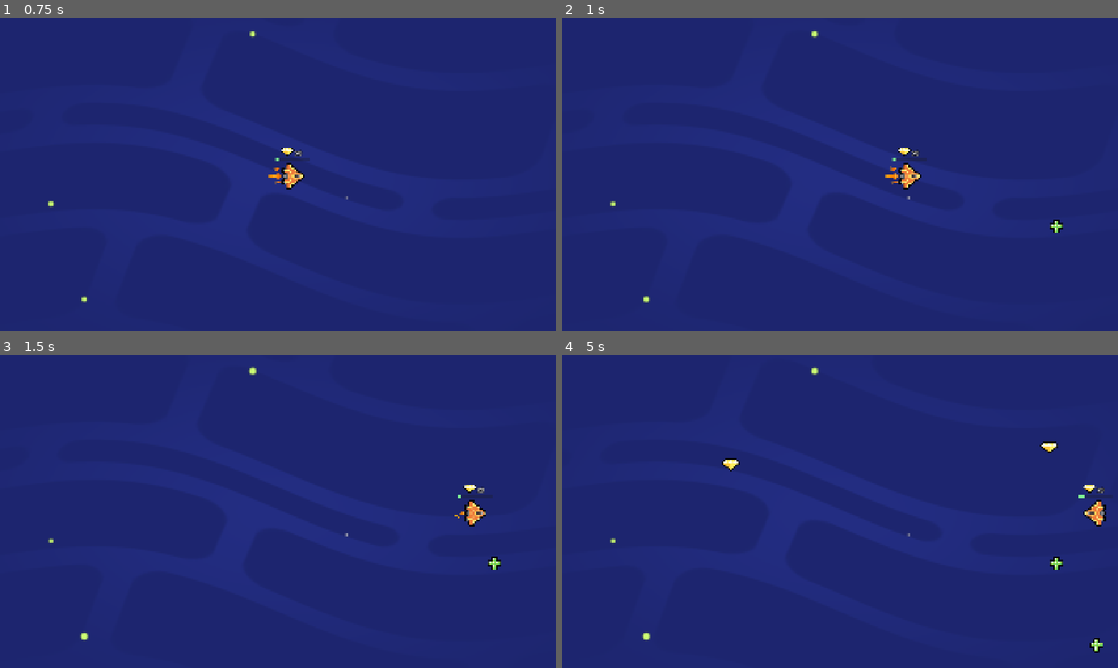
Above: before the commit, frames 1-4 (two rows, left to right).
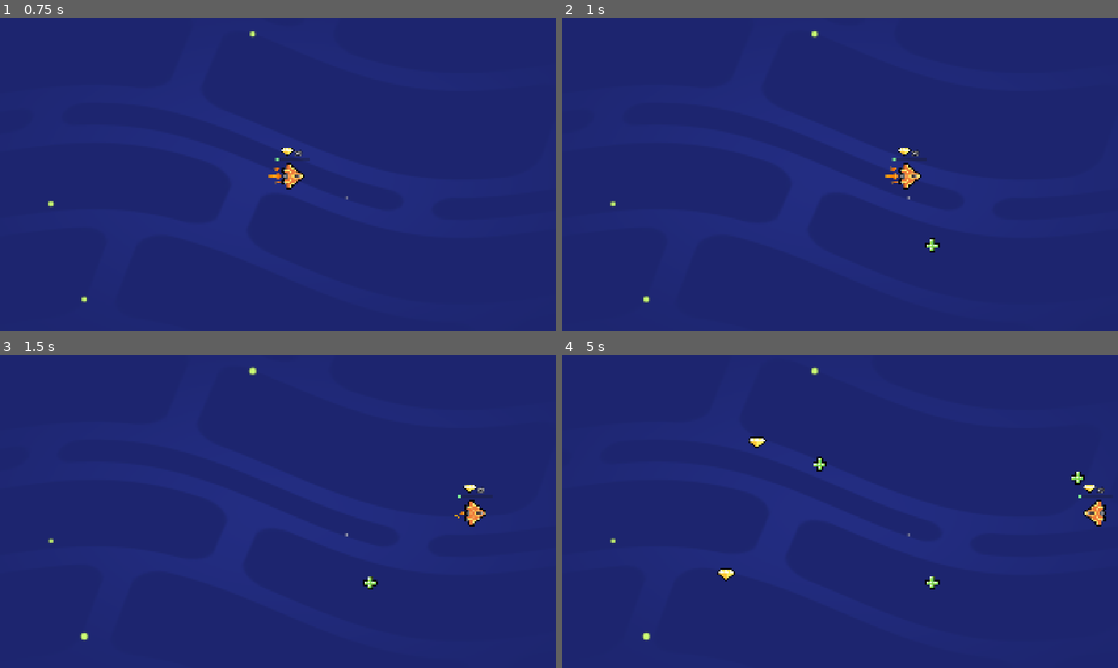
Above: after the commit, the same moments.

Repository: fredd-chan/M05-Loot-It-All
Game: Godot game, scene res://lessons/space_level.tscn
Two runs of this game, one before a commit and one after it. Both use one fixed random seed, a clock stepped at 60 frames per second and the inputs below. Sound files missing from this copy of the repository are replaced by a short silence.
Inputs (mouse positions are in pixels of both pictures, inside the frame that each line leads up to):
- Up to frame 1 (0.75 s): tap Enter at 0.5 s; move the mouse to (400, 158) at 0.52 s; hold D (move_right) from 0.53 s (still down); tap Z at 0.6 s; click (400, 158) at 0.67 s
- Up to frame 2 (1 s): keep holding D (move_right); tap Space at 0.77 s
- Up to frame 3 (1.5 s): release D (move_right) at 1.25 s; drag from (166, 527) to (494, 564) at 1.27 s
- Up to frame 4 (5 s): move the mouse to (895, 442) at 2.02 s; hold D (move_right) 2.03-2.75 s; tap Z at 2.1, 3.6 s; drag from (812, 574) to (1051, 445) at 2.77 s; move the mouse to (1006, 558) at 3.52 s; hold A (move_left) 3.53-4.25 s; tap Space at 3.77 s; drag from (673, 464) to (756, 433) at 4.27 s

Frame 1 is identical in both runs. In frame 2, 0.1% of the frame differs, in the area x 65-91%, y 64-75%; in frame 3, 0.2%; in frame 4, 0.7%, in the area x 27-98%, y 26-96%.

Commit message:
added the level up sfx

Diff:
--- a/lessons/item.gd
+++ b/lessons/item.gd
@@ -1,4 +1,5 @@
 extends Area2D
+
 @onready var sfx_player: AudioStreamPlayer = _find_sfx_player()
 
 func _find_sfx_player() -> AudioStreamPlayer:
@@ -14,8 +15,18 @@
 	if sfx_player:
 		sfx_player.play()
 		await sfx_player.finished
-
-	queue_free()
+		queue_free()
 
 func _ready() -> void:
 	area_entered.connect(_on_area_entered)
+	play_floating_animation()
+
+func play_floating_animation() -> void:
+	var tween := create_tween()
+	tween.set_trans(Tween.TRANS_SINE)
+	var sprite_2d := get_node("Sprite2D")
+	var position_offset := Vector2(0.0, 4.0)
+	var duration := randf_range(0.8, 1.2)
+	tween.tween_property(sprite_2d, "position", position_offset, duration)
+	tween.tween_property(sprite_2d, "position",  -1.0 * position_offset, duration)
+	tween.set_loops()
--- a/lessons/ship.gd
+++ b/lessons/ship.gd
@@ -1,6 +1,7 @@
 extends Area2D
 
 @onready var thruster_sound_player : AudioStreamPlayer = $ThrusterSoundPlayer
+@onready var powerup_sound_player : AudioStreamPlayer = $PowerupSoundPlayer
 var max_speed := 1200.0
 var velocity := Vector2(0, 0)
 var steering_factor := 3.0
@@ -10,6 +11,9 @@
 func set_gem_count(new_gem_count: int) -> void:
 	gem_count = new_gem_count
 	get_node("UI/GemCount").text = "x" + str(gem_count)
+	if gem_count > 0 and gem_count % 10 == 0:
+		powerup_sound_player.stream = preload("res://Audio/Health_Level_up.ogg")
+		powerup_sound_player.play()
 
  #updates the health variable
 func set_health(new_health: int) -> void:
--- a/lessons/ship.tscn
+++ b/lessons/ship.tscn
@@ -6,6 +6,7 @@
 [ext_resource type="Texture2D" uid="uid://d0bh8am2qd005" path="res://assets/gem_icon.png" id="5_h3paj"]
 [ext_resource type="PackedScene" uid="uid://dgf54k70yiiff" path="res://assets/ship_visual_effects/main_thruster/main_thruster.tscn" id="5_q7c3l"]
 [ext_resource type="PackedScene" uid="uid://bklom8bhpxg4h" path="res://assets/ship_visual_effects/side_thruster/side_thruster.tscn" id="6_1updt"]
+[ext_resource type="AudioStream" uid="uid://ettv06gea16j" path="res://Audio/Health_Level_up.ogg" id="7_dwuaj"]
 
 [sub_resource type="CircleShape2D" id="CircleShape2D_5xifn"]
 radius = 39.0
@@ -22,7 +23,7 @@
 outline_size = 8
 outline_color = Color(0, 0, 0, 1)
 
-[node name="Ship" type="Area2D"]
+[node name="Ship" type="Area2D" groups=["player"]]
 collision_mask = 2
 script = ExtResource("4_p1sls")
 
@@ -78,3 +79,6 @@
 
 [node name="ThrusterSoundPlayer" type="AudioStreamPlayer" parent="." groups=["player"]]
 stream = ExtResource("2_2s445")
+
+[node name="PowerupSoundPlayer" type="AudioStreamPlayer" parent="."]
+stream = ExtResource("7_dwuaj")
Not shown: 1 places in lessons/ship.tscn that only renumber resources
